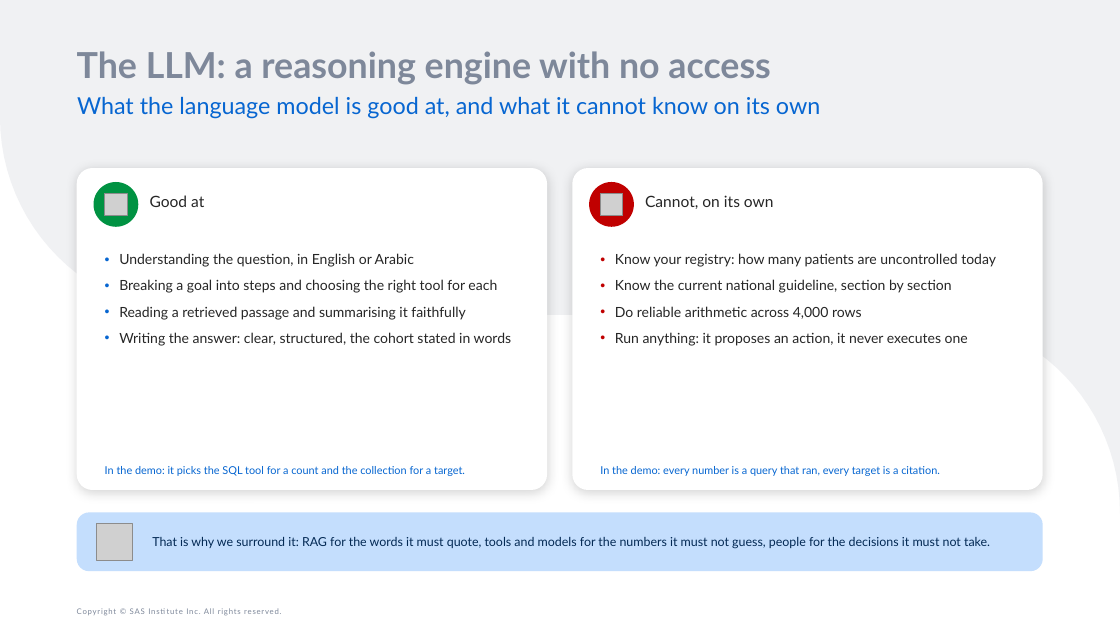
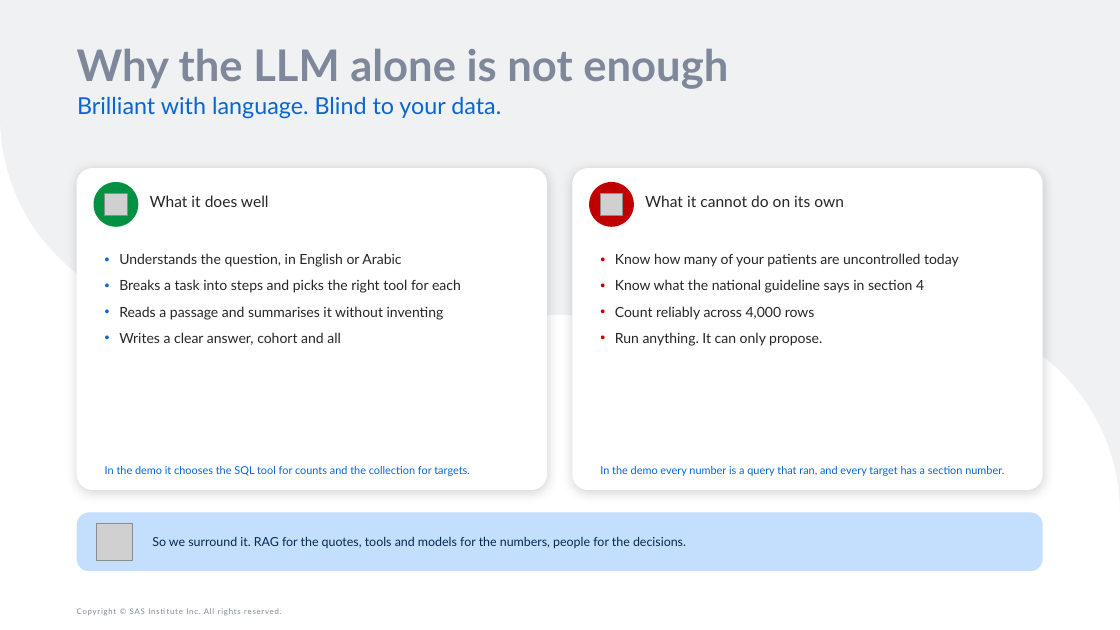
Before and after one commit to raedaldweik/Agentic-Bootcamp, a slide deck: slide 9 of Day1/Agentic_AI_Overview_and_Live_Demo/Agentic_AI_Overview_and_Live_Demo.pptx. Drawn at 1120x630 pixels with LibreOffice and Linux fonts; fonts in the diff are those of the drawing; grey boxes stand for pictures. Boxes give left, top, right and bottom in pixels: in the first picture for what was removed or moved away, otherwise in the second. Text is boxed around its words. In the diff, an @@ line names an element or a change of style, - is before the commit and + after.

```diff
--- a/Day1/Agentic_AI_Overview_and_Live_Demo/Agentic_AI_Overview_and_Live_Demo.pptx
+++ b/Day1/Agentic_AI_Overview_and_Live_Demo/Agentic_AI_Overview_and_Live_Demo.pptx
@@ title at [77, 48, 728, 89]: text changed; size 46 to 56 pt @@
-The LLM: a reasoning engine with no access
+Why the LLM alone is not enough
@@ text at [77, 96, 501, 119]: text changed @@
-What the language model is good at, and what it cannot know on its own
+Brilliant with language. Blind to your data.
@@ text at [150, 195, 269, 207]: text changed @@
-Good at
+What it does well
@@ text at [645, 195, 844, 207]: text changed @@
-Cannot, on its own
+What it cannot do on its own
@@ text at [119, 253, 461, 345]: text changed @@
-• Understanding the question, in English or Arabic
-• Breaking a goal into steps and choosing the right tool for each
-• Reading a retrieved passage and summarising it faithfully
-• Writing the answer: clear, structured, the cohort stated in words
+• Understands the question, in English or Arabic
+• Breaks a task into steps and picks the right tool for each
+• Reads a passage and summarises it without inventing
+• Writes a clear answer, cohort and all
@@ text at [615, 253, 959, 346]: text changed @@
-• Know your registry: how many patients are uncontrolled today
-• Know the current national guideline, section by section
-• Do reliable arithmetic across 4,000 rows
-• Run anything: it proposes an action, it never executes one
+• Know how many of your patients are uncontrolled today
+• Know what the national guideline says in section 4
+• Count reliably across 4,000 rows
+• Run anything. It can only propose.
@@ text at [105, 466, 470, 476]: text changed @@
-In the demo: it picks the SQL tool for a count and the collection for a target.
+In the demo it chooses the SQL tool for counts and the collection for targets.
@@ text at [600, 466, 1004, 476]: text changed @@
-In the demo: every number is a query that ran, every target is a citation.
+In the demo every number is a query that ran, and every target has a section number.
@@ text at [152, 537, 686, 548]: text changed @@
-That is why we surround it: RAG for the words it must quote, tools and models for the numbers it must not guess, people for the decisions it must not take.
+So we surround it. RAG for the quotes, tools and models for the numbers, people for the decisions.
```
Also in this commit, not shown: 21 other slides changed, 2 other files.
